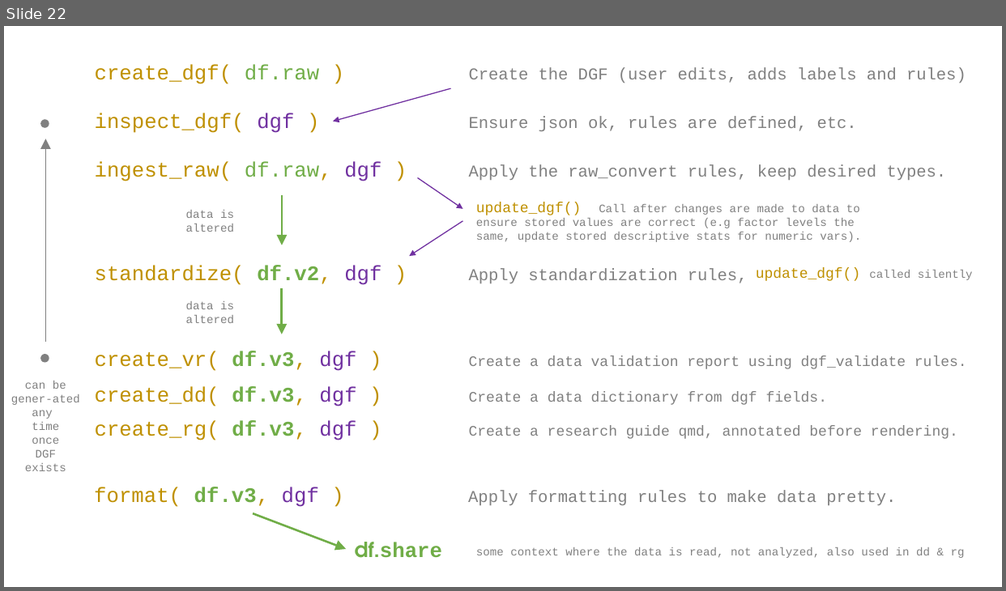
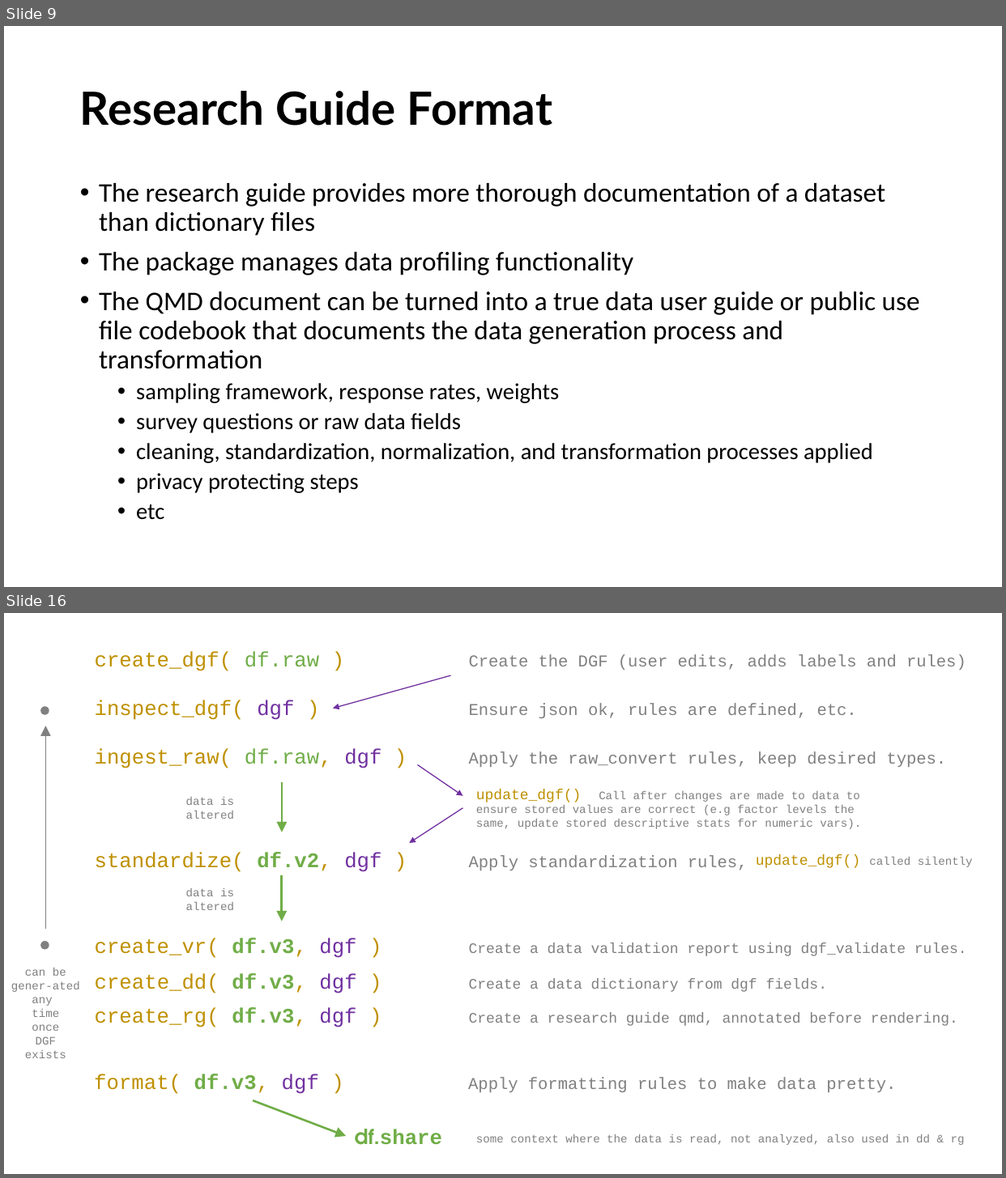
Before and after one commit to UrbanInstitute/datagoodr, a slide deck: pptx/LAYOUTS.pptx. Shown one above the other, each under a label of ours: slide 22 before the commit, slides 9 and 16 after it; the slides between them are not shown. The pictures are 1006x591 and 1006x1178 pixels, drawn with LibreOffice and Linux fonts; fonts in the diff are those of the drawing. Boxes give left, top, right and bottom in pixels: in the first picture for what was removed or moved away, otherwise in the second. Text is boxed around its words. In the diff, an @@ line names an element or a change of style, - is before the commit and + after.

```diff
--- a/pptx/LAYOUTS.pptx
+++ b/pptx/LAYOUTS.pptx
@@ slide 9 added at bbox=[4, 26, 1002, 587], background #FFFFFF @@
@@ title added at bbox=[80, 91, 552, 126], 44 pt, text #000000, bold @@
+Research Guide Format
@@ text added at bbox=[99, 183, 920, 520], 25.9 pt, text #000000 @@
+• The research guide provides more thorough documentation of a dataset than dictionary files
+• The package manages data profiling functionality
+• The QMD document can be turned into a true data user guide or public use file codebook that documents the data generation process and transformation
+  • sampling framework, response rates, weights
+  • survey questions or raw data fields
+  • cleaning, standardization, normalization, and transformation processes applied
+  • privacy protecting steps
+  • etc
@@ what was slide 22 is now slide 16 @@
```
Also in this commit, not shown: 7 slides changed, 7 other slides added, 2 slides removed, 27 other files.
